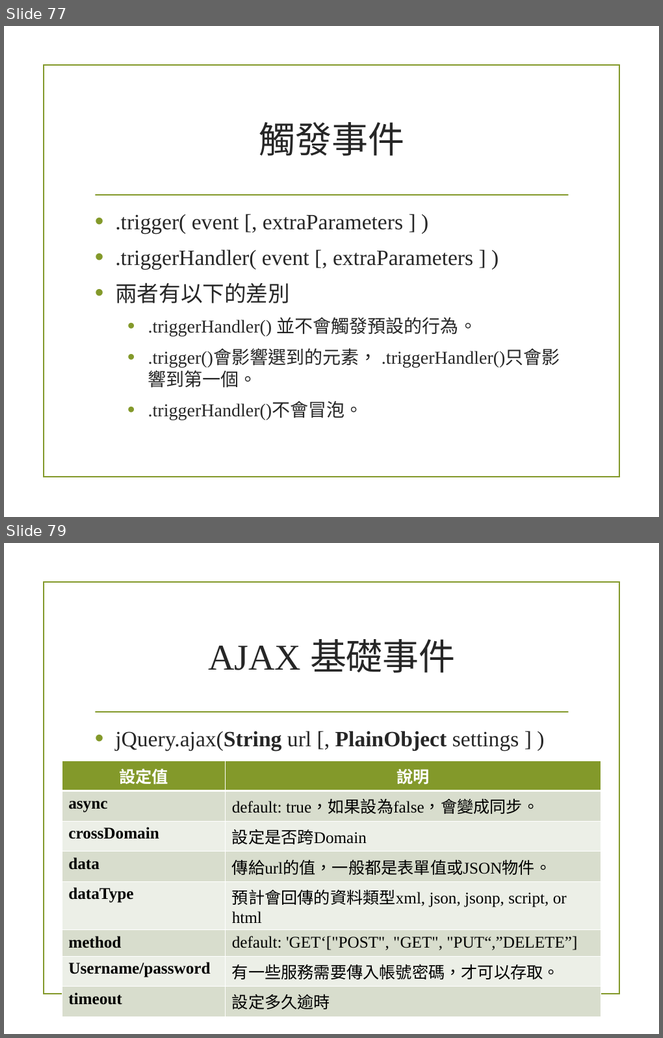
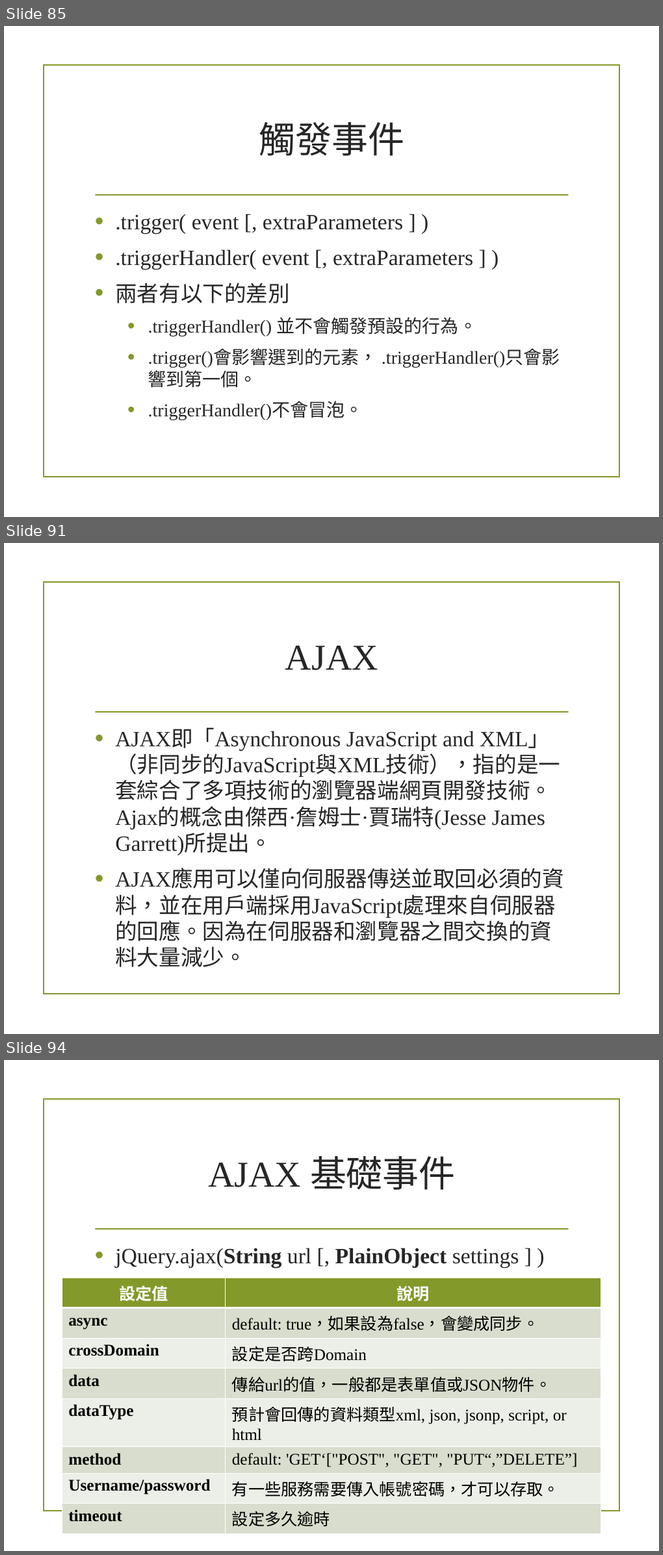
Before and after one commit to alexchen7022/JavaScriptStudyMaterial, a slide deck: 4_Jquery.pptx. Shown one above the other, each under a label of ours: slides 77 and 79 before the commit, slides 85, 91 and 94 after it; the slides between them are not shown. The pictures are 663x1038 and 663x1555 pixels, drawn with LibreOffice and Linux fonts; fonts in the diff are those of the drawing; background and template pictures are left out. Boxes give left, top, right and bottom in pixels: in the first picture for what was removed or moved away, otherwise in the second. Text is boxed around its words. In the diff, an @@ line names an element or a change of style, - is before the commit and + after.

Commit message:
Add AJAX content and more example.

```diff
--- a/4_Jquery.pptx
+++ b/4_Jquery.pptx
@@ slide 91 added at (4, 543, 659, 1034), background picture (left out); not listed: 2 template elements that a slide beside it also shows @@
@@ title added at (285, 646, 378, 670), 40 pt, text #262626 @@
+AJAX
@@ text added at (115, 729, 560, 967), 24 pt, text #262626 @@
+• AJAX即「Asynchronous JavaScript and XML」（非同步的JavaScript與XML技術），指的是一套綜合了多項技術的瀏覽器端網頁開發技術。Ajax的概念由傑西·詹姆士·賈瑞特(Jesse James Garrett)所提出。
+• AJAX應用可以僅向伺服器傳送並取回必須的資料，並在用戶端採用JavaScript處理來自伺服器的回應。因為在伺服器和瀏覽器之間交換的資料大量減少。
@@ what was slide 77 is now slide 85 @@
@@ what was slide 79 is now slide 94 @@
```
Also in this commit, not shown: 2 slides changed, 8 other slides added, 1 slide removed.
